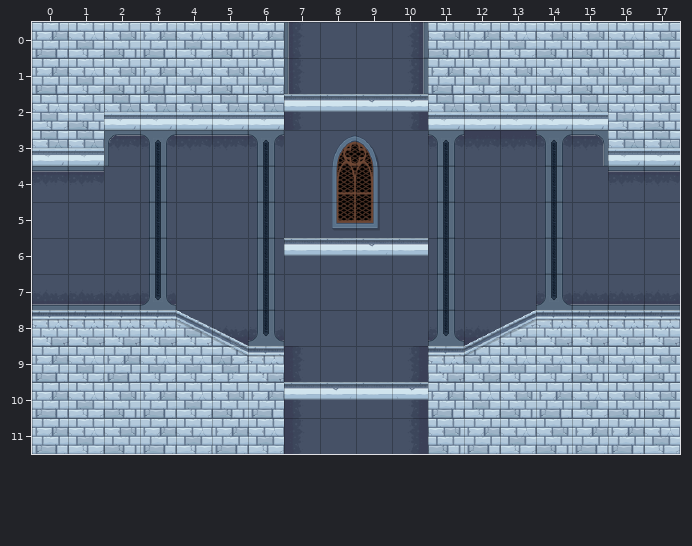
Tiled map, stored at android/assets/Maps/New/map1.tmx. The picture above was drawn from the file before the commit.
Cells are 64x64 px. Shown: x 0..17, y 0..11.
The same view after the edit:
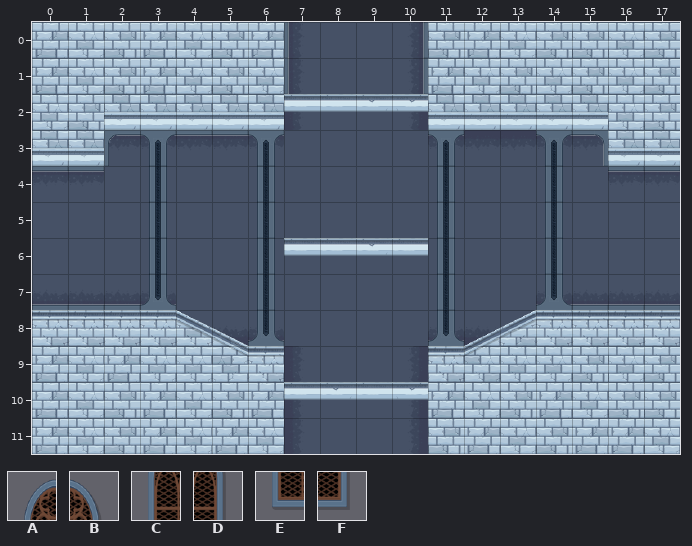
Key: from "items": A 297, B 298, C 317, D 318, E 337, F 338.
_ is an empty cell.
Diff:
Layer "1":
y 3: x 8..9 AB -> __
y 4: x 8..9 CD -> __
y 5: x 8..9 EF -> __
